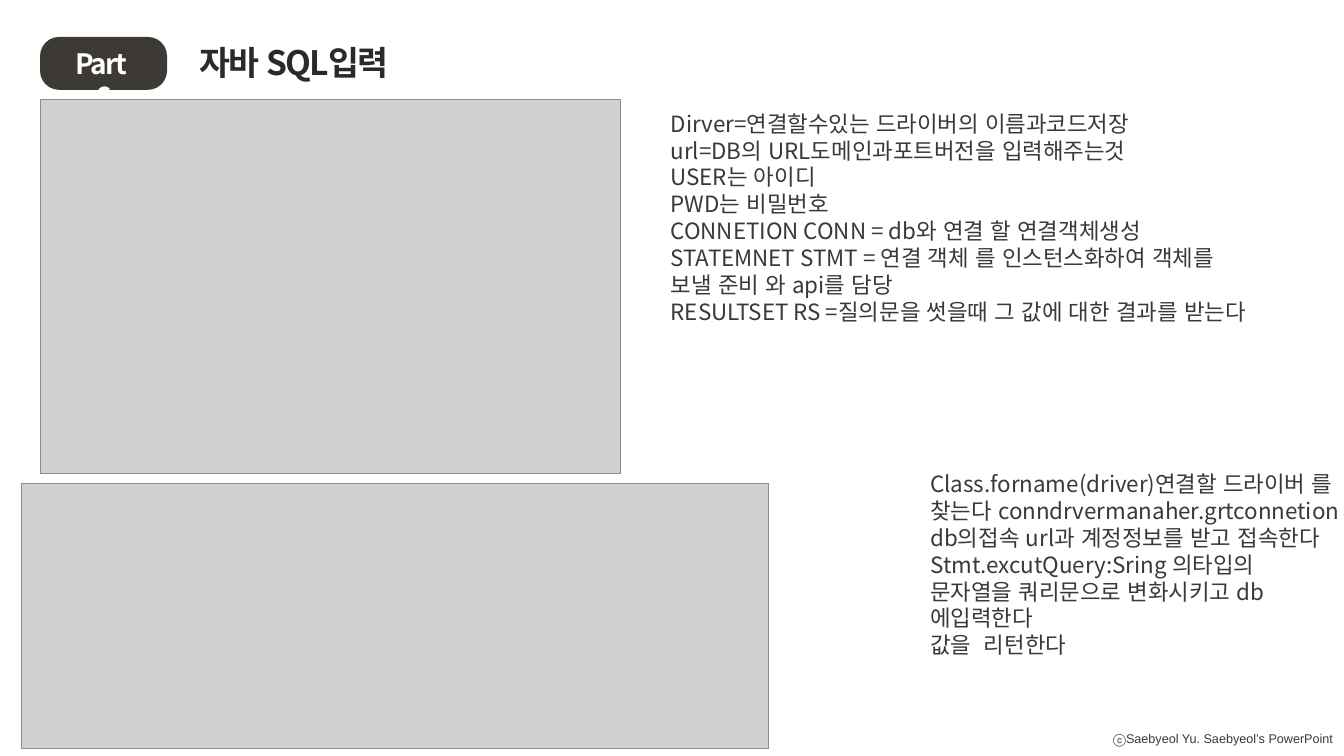
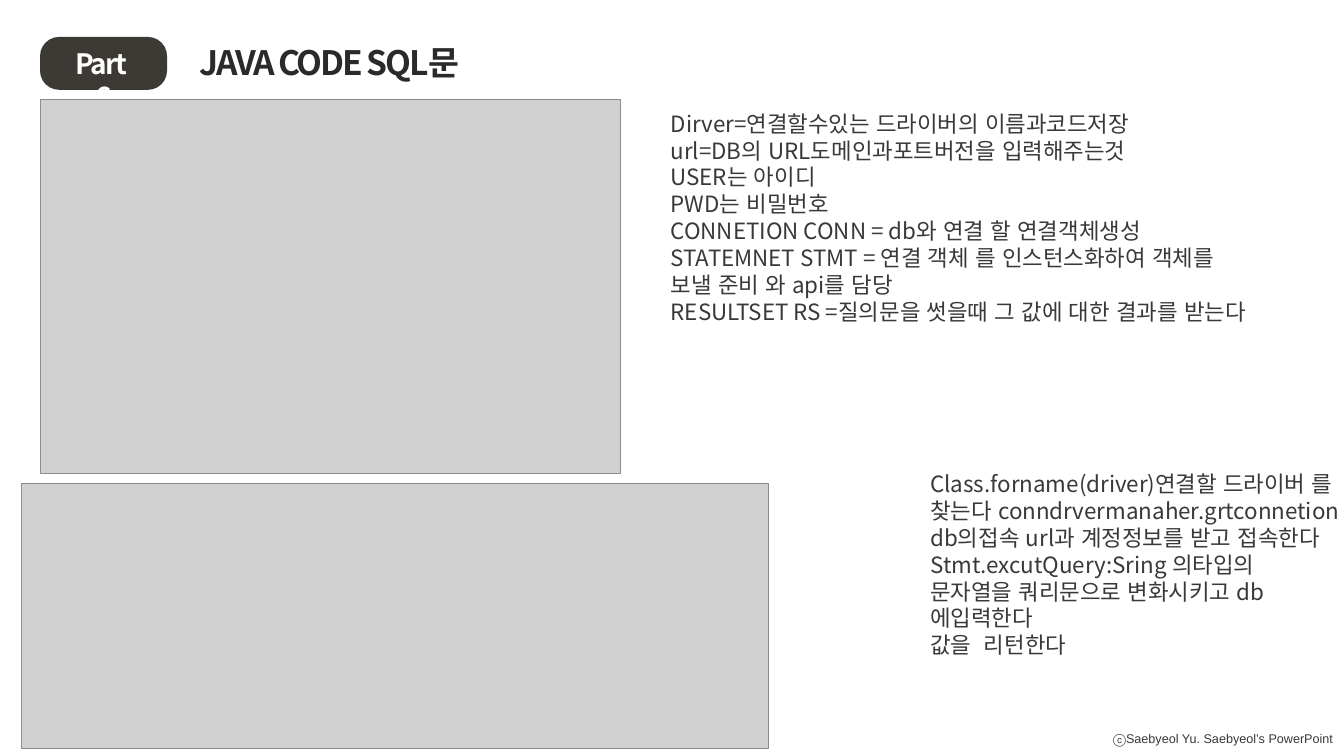
Before and after one commit to TRENDLMC/Java_cli_todo, a slide deck: slide 14 of 파워포인트.pptx (slide 13 before the commit). Drawn at 1344x756 pixels with LibreOffice and Linux fonts; fonts in the diff are those of the drawing; grey boxes stand for pictures. Boxes give left, top, right and bottom in pixels: in the first picture for what was removed or moved away, otherwise in the second. Text is boxed around its words. In the diff, an @@ line names an element or a change of style, - is before the commit and + after.

```diff
--- a/파워포인트.pptx
+++ b/파워포인트.pptx
@@ text at bbox=[199, 48, 460, 82]: text changed @@
-자바 SQL입력
+JAVA CODE SQL문
```
Also in this commit, not shown: 4 other slides changed, 3 slides added, 1 slide removed, 24 other files.
